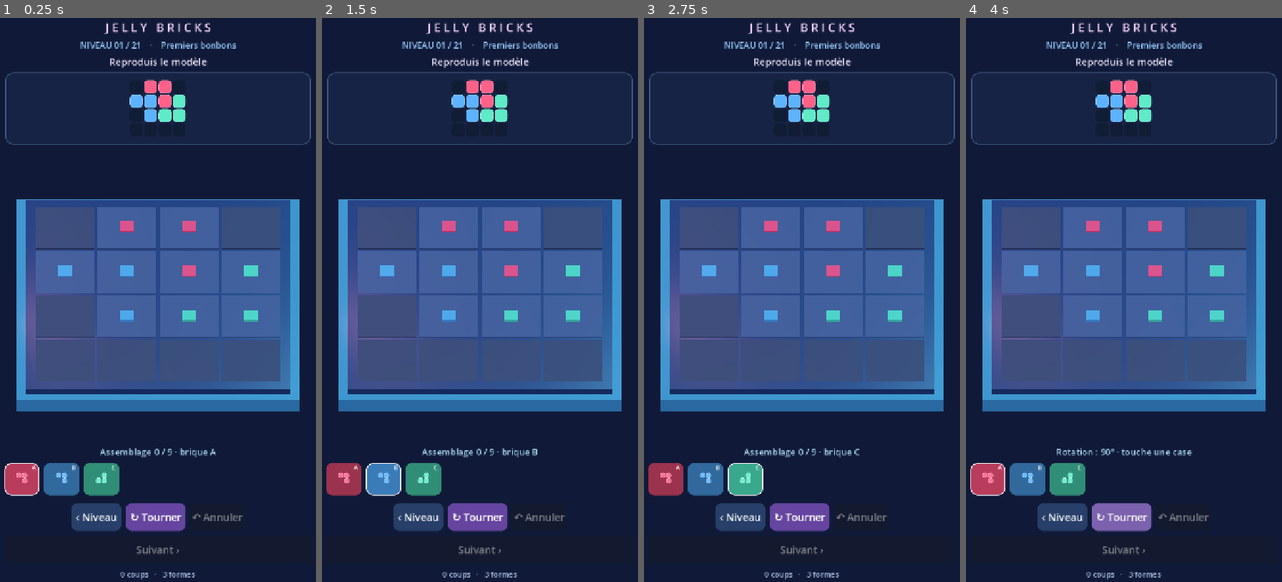
Above: before the commit, frames 1-4 (left to right).
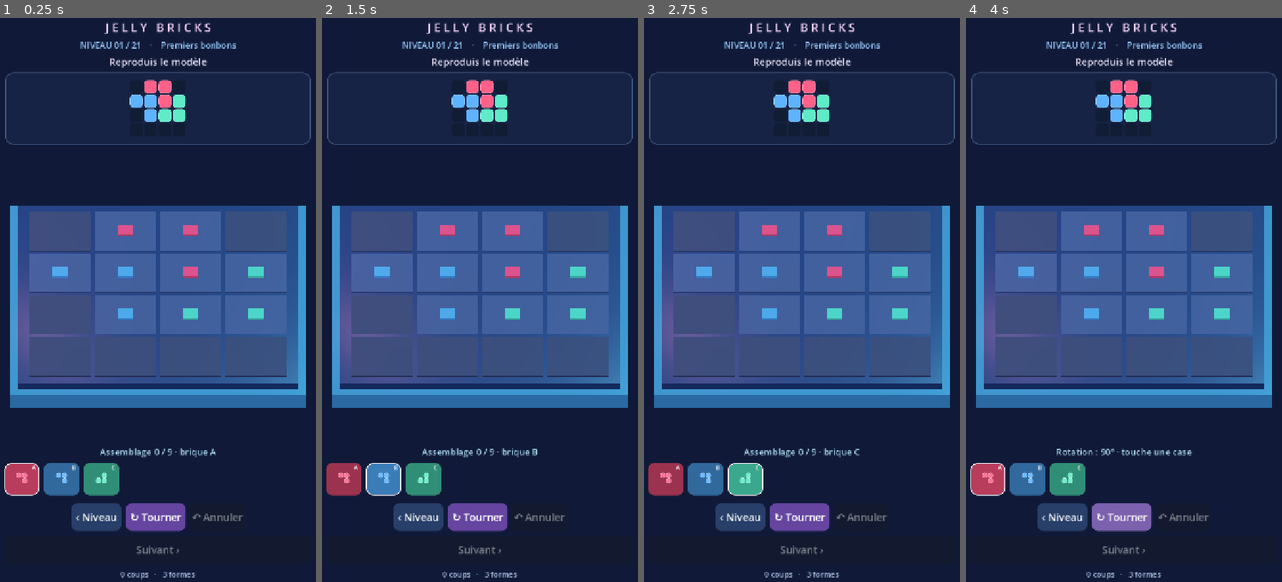
Above: after the commit, the same moments.

Repository: dbrckk/Jelly-bricks
Game: Godot game, scene res://scenes/main.tscn
The game is run twice, just before and just after one commit, with the same random seed, the same clock (stepped at 60 frames per second) and the same inputs.
Inputs (mouse positions are in pixels of both pictures, inside the frame that each line leads up to):
- Up to frame 1 (0.25 s): no input
- Up to frame 2 (1.5 s): click (344, 480) at 0.52 s; click (385, 480) at 1.27 s
- Up to frame 3 (2.75 s): click (745, 480) at 2.02 s
- Up to frame 4 (4 s): click "‹ Niveau" at 2.75 s; click "↻ Tourner" at 3.5 s

The runs differ from the first frame. In frame 1, 10% of the frame differs, in the area x 3-97%, y 32-70%; in frame 2, 10%; in frame 3, 10%; in frame 4, 10%.

Commit message:
render(native): cinematic board camera and richer non-washed jelly opacity on mobile

Diff:
--- a/native-godot/scripts/game_root.gd
+++ b/native-godot/scripts/game_root.gd
@@ -289,8 +289,10 @@
     ids.sort()
     selected_id = String(ids[0]) if not ids.is_empty() else ""
     selected_turns = 0
-    camera.size = float(size) * 2.3
-    camera.position = Vector3(0, size * 1.05, size * 1.04)
+    # Lower studio camera brings the gel sidewalls into view while keeping
+    # the whole portrait board clear of the touch toolbars.
+    camera.size = float(size) * 2.18
+    camera.position = Vector3(0, size * .92, size * 1.13)
     camera.look_at(Vector3.ZERO)
     stage_label.text = "NIVEAU %02d / %02d    ·    %s" % [
         current_level + 1, levels.size(), String(level["name"])]
@@ -396,7 +398,7 @@
     var tint := Color(PALETTE[id])
     material.set_shader_parameter("candy_tint", tint)
     material.set_shader_parameter("detail", 1.0)
-    material.set_shader_parameter("gel_opacity", 0.40 if preview else 0.94)
+    material.set_shader_parameter("gel_opacity", 0.40 if preview else 0.965)
     if preview:
         material.set_shader_parameter("candy_tint",
             Color("#76ffd4") if _can_place(id, placement, turns) else Color("#ff6a9a"))
